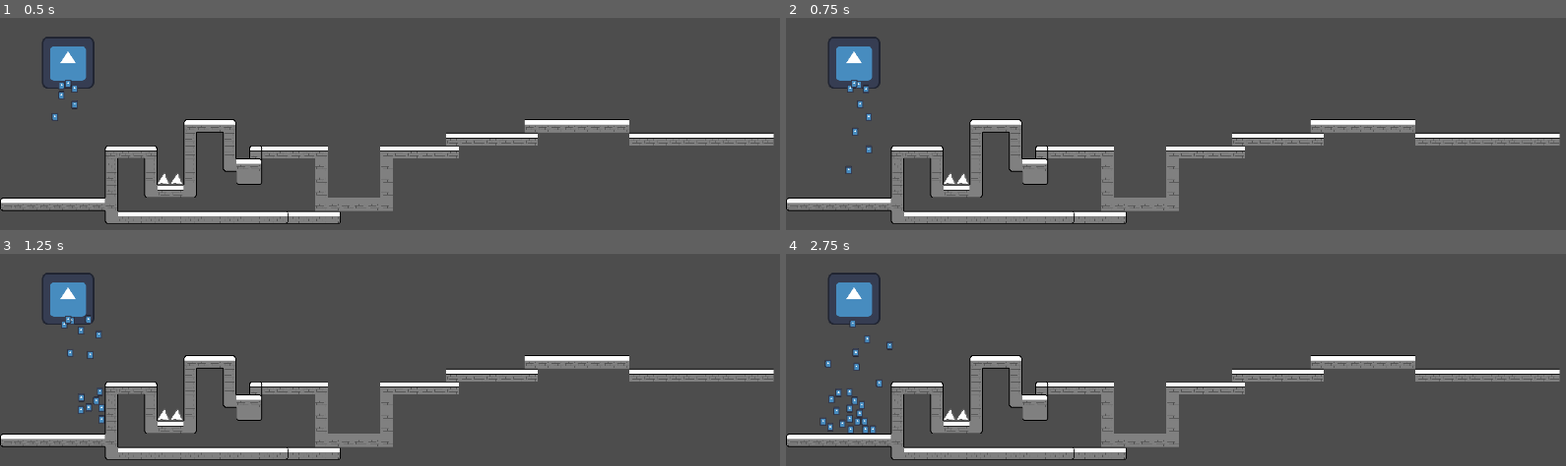
Above: before the commit, frames 1-4 (two rows, left to right).
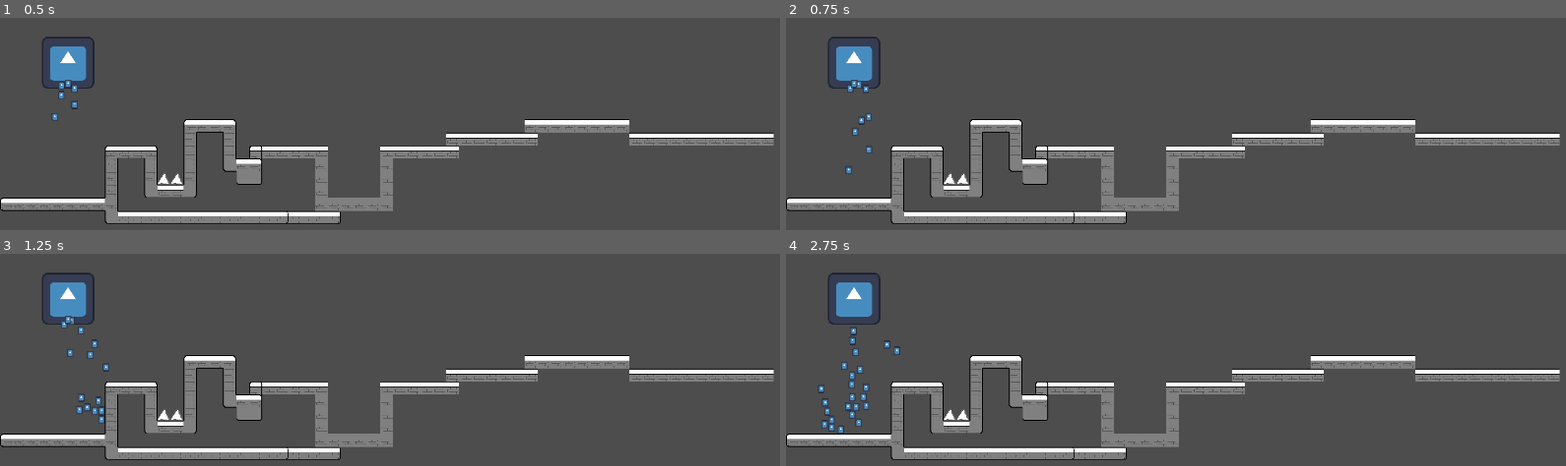
Above: after the commit, the same moments.

Repository: NanoMars/slime-game
Game: Godot game, scene res://levels/example.tscn
Same seed, same stepped clock (60 frames per second), same inputs: the game is played once before the commit and once after it. The engine's default icon, where the game draws it, is replaced by a stand-in: a white triangle on a blue panel in a dark square.
Inputs (mouse positions are in pixels of both pictures, inside the frame that each line leads up to):
- Up to frame 1 (0.5 s): no input
- Up to frame 2 (0.75 s): tap Enter (ui_accept) at 0.5 s; move the mouse to (1355, 43) at 0.52 s; hold D (move_right) from 0.53 s (still down); hold W (jump) from 0.53 s (still down); click (1355, 43) at 0.67 s
- Up to frame 3 (1.25 s): keep holding D (move_right); keep holding W (jump)
- Up to frame 4 (2.75 s): move the mouse to (1020, 323) at 1.27 s; release W (jump) at 1.28 s; tap W (jump) at 1.35, 1.52, 1.82 s; move the mouse to (outside the picture) at 2.02 s; release D (move_right) at 2.03 s; hold A (move_left) from 2.03 s (still down); hold W (jump) from 2.03 s (still down)

Frame 1 is identical in both runs. In frame 2, less than 0.1% of the frame differs, in the area x 9-11%, y 38-51%; in frame 3, 0.2%; in frame 4, 0.9%, in the area x 4-15%, y 31-85%.

Commit message:
players can now only jump if the player below them is grounded

Diff:
--- a/player/player.gd
+++ b/player/player.gd
@@ -25,7 +25,6 @@
 	# Add the gravity.
 	if not touch_ground_last_tick and is_on_floor() and airtime > 0.0:
 		if airtime > airtime_minimum_sound:
-			print("Play landing sound")
 			$LandAudio.play()
 
 
@@ -58,9 +57,7 @@
 
 	move_and_slide()
 
-	# Print ShapeCast2D collisions
 	if $ShapeCast2D.is_colliding() and is_on_floor():
-		print("ShapeCast2D collision count: ", $ShapeCast2D.get_collision_count())
 		players_below.clear() # rebuild fresh each frame we detect collisions on floor
 		for i in range($ShapeCast2D.get_collision_count()):
 			var collider = $ShapeCast2D.get_collider(i)
@@ -93,6 +90,16 @@
 
 func jump(delay: float = 0) -> void:
 	await get_tree().create_timer(delay).timeout
-	if is_on_floor():
+	if is_on_floor() and check_player_below_grounded():
 		velocity.y = jump_velocity
 		$JumpAudio.play()
+
+func check_player_below_grounded() -> bool:
+	if players_below.is_empty():
+		return true
+
+	for p in players_below:
+		if is_instance_valid(p) and not p.is_on_floor():
+			return false
+
+	return true
